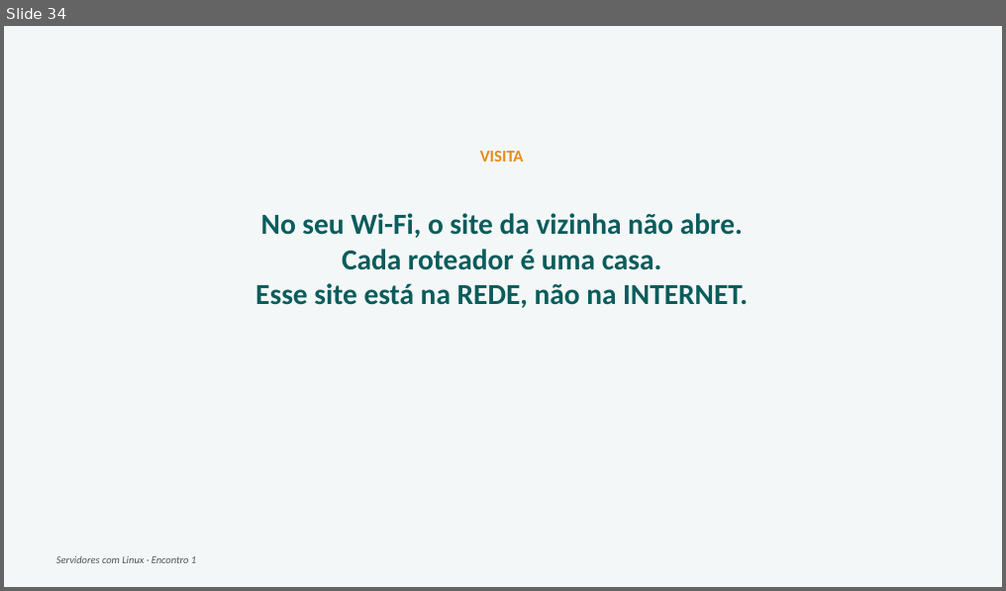
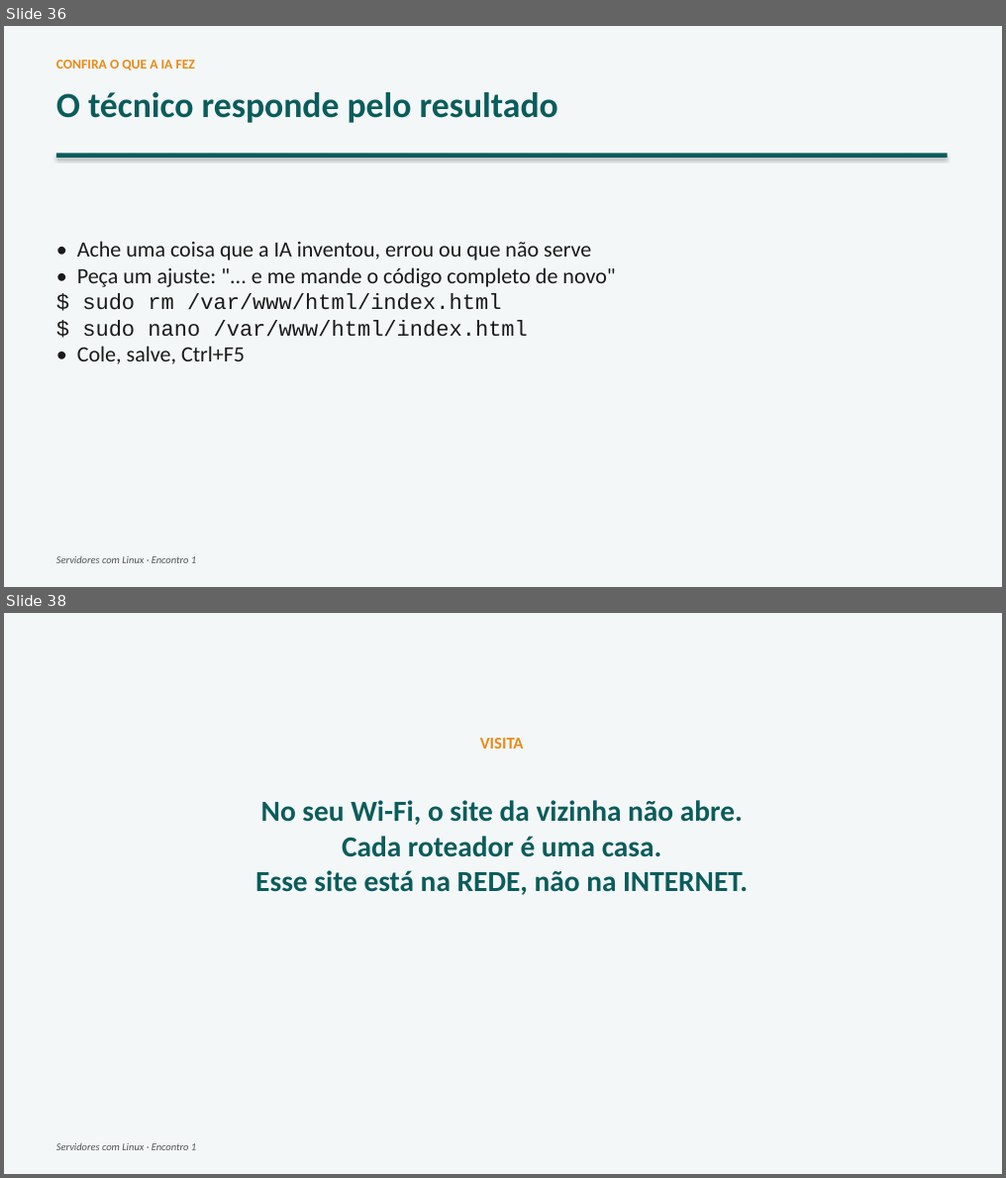
Before and after one commit to joninedel-prog/gerador_contratos, a slide deck: Aula - Servidores 1 - Instalando o Ubuntu e o primeiro site.pptx. Shown one above the other, each under a label of ours: slide 34 before the commit, slides 36 and 38 after it; the slides between them are not shown. The pictures are 1006x591 and 1006x1178 pixels, drawn with LibreOffice and Linux fonts; fonts in the diff are those of the drawing. Boxes give left, top, right and bottom in pixels: in the first picture for what was removed or moved away, otherwise in the second. Text is boxed around its words. In the diff, an @@ line names an element or a change of style, - is before the commit and + after.

```diff
--- a/Aula - Servidores 1 - Instalando o Ubuntu e o primeiro site.pptx
+++ b/Aula - Servidores 1 - Instalando o Ubuntu e o primeiro site.pptx
@@ slide 36 added at (x1=4, y1=26, x2=1002, y2=587), background #FFFFFF @@
@@ rectangle added at (x1=4, y1=26, x2=1002, y2=587), fill #F4F7F7 @@
@@ text added at (x1=56, y1=60, x2=195, y2=71), 13 pt, text #E88B1A, bold @@
+CONFIRA O QUE A IA FEZ
@@ text added at (x1=56, y1=92, x2=558, y2=123), 34 pt, text #0B5C5C, bold @@
+O técnico responde pelo resultado
@@ rectangle added at (x1=56, y1=154, x2=947, y2=158), fill #0B5C5C @@
@@ text added at (x1=77, y1=241, x2=615, y2=365), 21 pt, text #1A1A1A @@
+• Ache uma coisa que a IA inventou, errou ou que não serve
+• Peça um ajuste: "... e me mande o código completo de novo"
+$ sudo rm /var/www/html/index.html
+$ sudo nano /var/www/html/index.html
+• Cole, salve, Ctrl+F5
@@ text added at (x1=56, y1=557, x2=196, y2=564), 10 pt, text #555555, italic @@
+Servidores com Linux · Encontro 1
@@ what was slide 34 is now slide 38 @@
```
Also in this commit, not shown: 5 slides changed, 3 other slides added, 4 other files.
